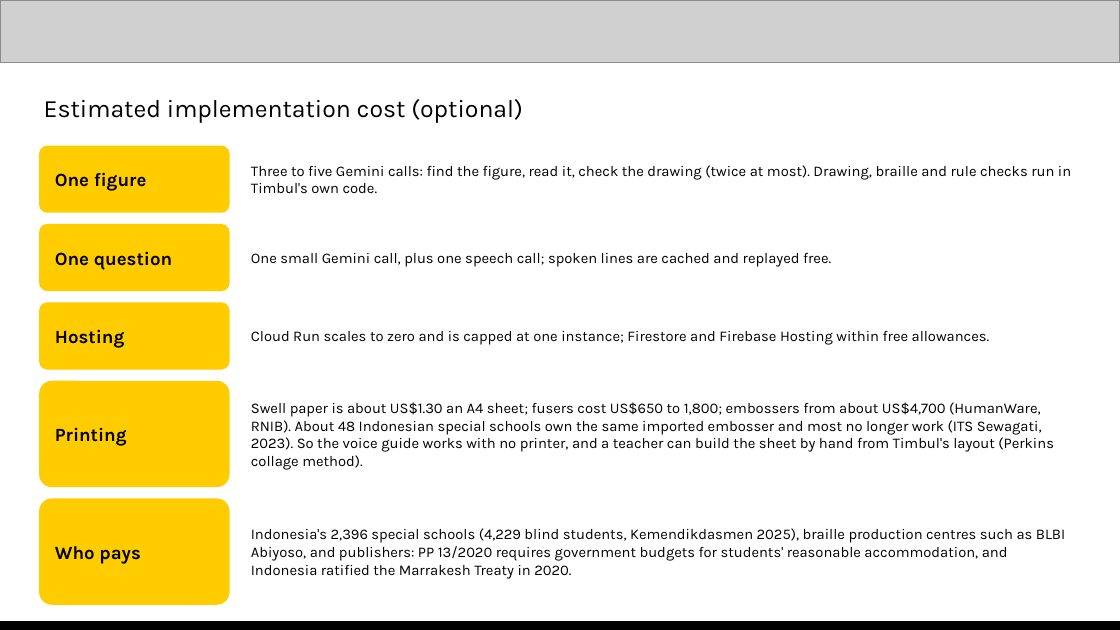
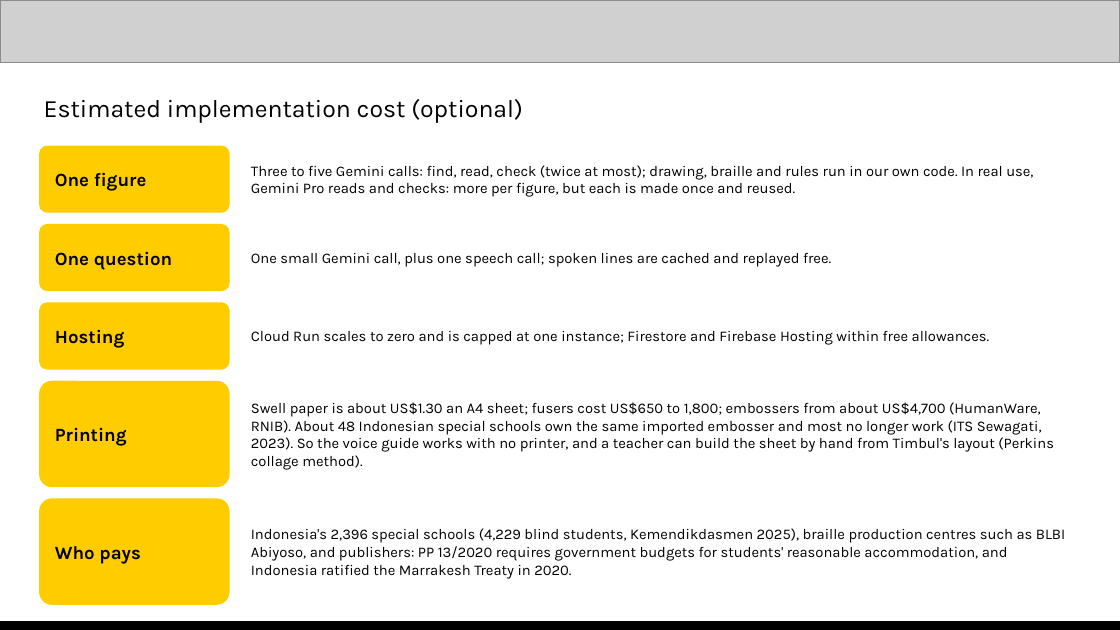
Before and after one commit to padmanabhan-r/timbul, a slide deck: slide 9 of deck/work/Timbul - AI Builder Cup.pptx. Drawn at 1120x630 pixels with LibreOffice and Linux fonts; fonts in the diff are those of the drawing; grey boxes stand for pictures. Boxes give left, top, right and bottom in pixels: in the first picture for what was removed or moved away, otherwise in the second. Text is boxed around its words. In the diff, an @@ line names an element or a change of style, - is before the commit and + after.

Commit message:
Say that real use moves reading and the self-check to Gemini Pro

```diff
--- a/deck/work/Timbul - AI Builder Cup.pptx
+++ b/deck/work/Timbul - AI Builder Cup.pptx
@@ text at [251, 165, 1033, 197]: text changed @@
-Three to five Gemini calls: find the figure, read it, check the drawing (twice at most). Drawing, braille and rule checks run in Timbul's own code.
+Three to five Gemini calls: find, read, check (twice at most); drawing, braille and rules run in our own code. In real use, Gemini Pro reads and checks: more per figure, but each is made once and reused.
```
Also in this commit, not shown: 2 other slides changed, 2 other files.
